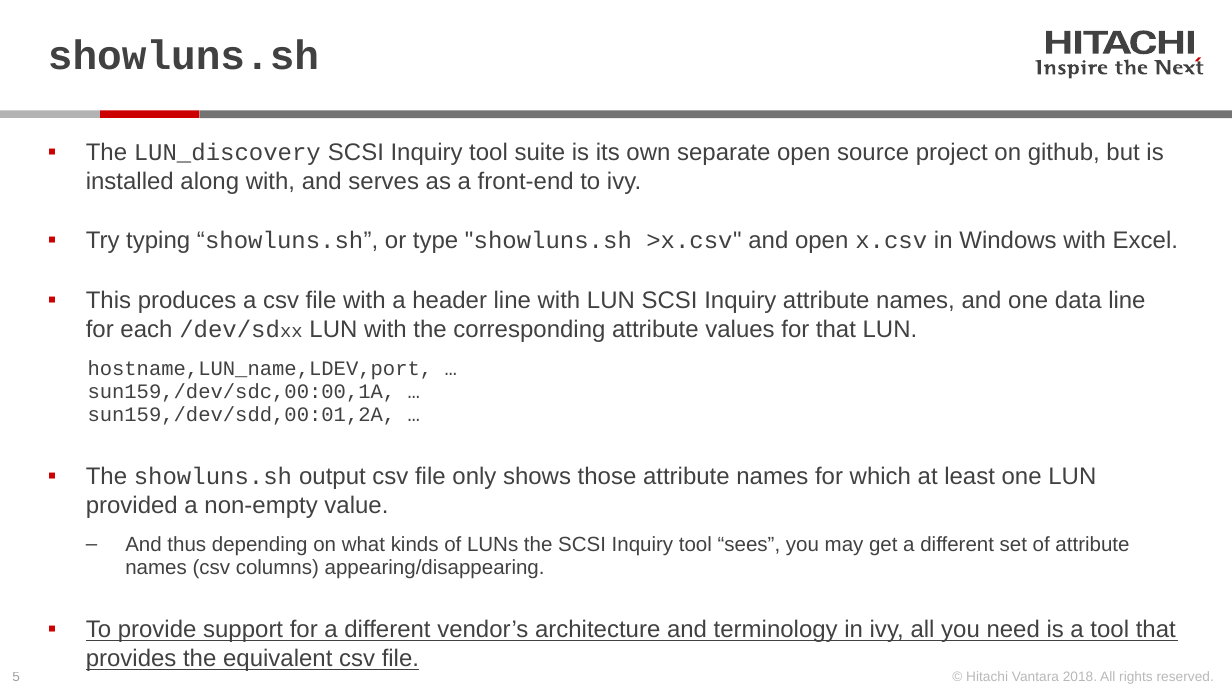
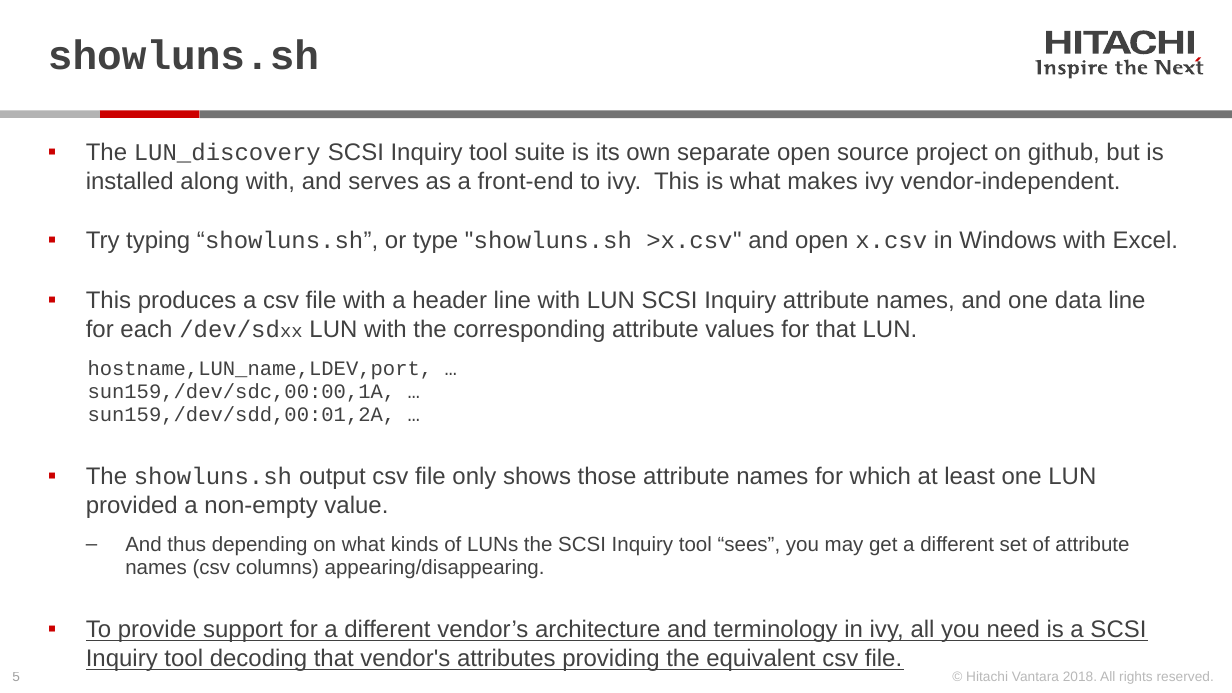
Before and after one commit to Hitachi-Data-Systems/ivy, a slide deck: slide 5 of doc/getting_started_with_ivy.pptx. Drawn at 1232x693 pixels with LibreOffice and Linux fonts; fonts in the diff are those of the drawing. Boxes give left, top, right and bottom in pixels: in the first picture for what was removed or moved away, otherwise in the second. Text is boxed around its words. In the diff, an @@ line names an element or a change of style, - is before the commit and + after.

```diff
--- a/doc/getting_started_with_ivy.pptx
+++ b/doc/getting_started_with_ivy.pptx
@@ text at box(86, 142, 1163, 194): text changed @@
-▪ The LUN_discovery SCSI Inquiry tool suite is its own separate open source project on github, but is installed along with, and serves as a front-end to ivy.
+▪ The LUN_discovery SCSI Inquiry tool suite is its own separate open source project on github, but is installed along with, and serves as a front-end to ivy. This is what makes ivy vendor-independent.
@@ text at box(86, 619, 1146, 671): text changed @@
-▪ To provide support for a different vendor’s architecture and terminology in ivy, all you need is a tool that provides the equivalent csv file.
+▪ To provide support for a different vendor’s architecture and terminology in ivy, all you need is a SCSI Inquiry tool decoding that vendor's attributes providing the equivalent csv file.
```
Also in this commit, not shown: 11 other slides changed, 2 slides added, 6 other files.
